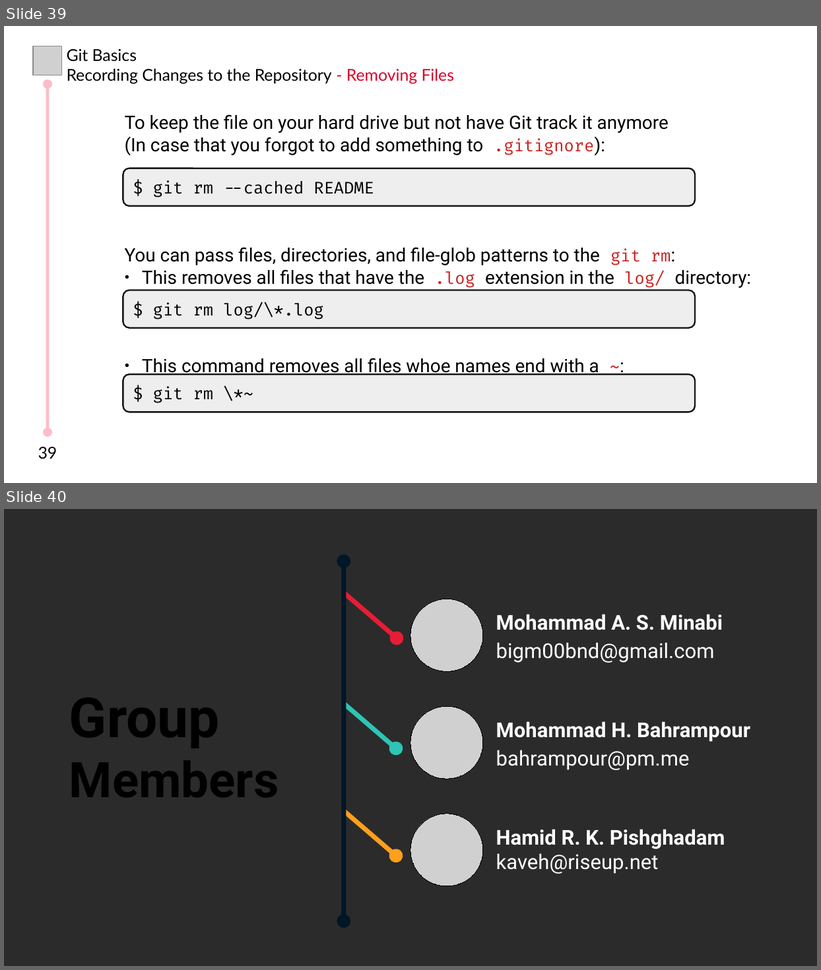
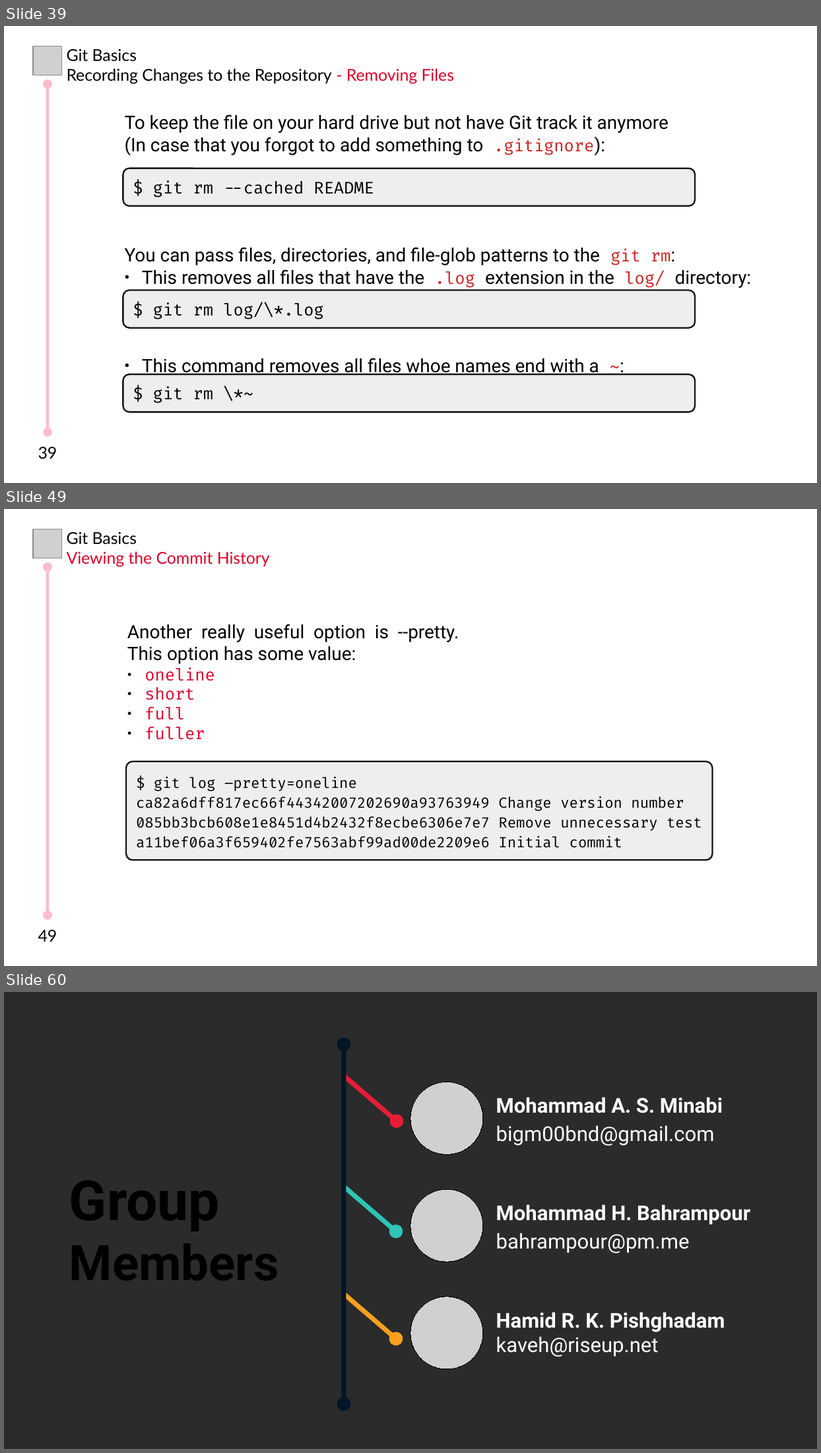
Before and after one commit to MHBahrampour/git-presentation-files, a slide deck: Chapter 2/Chapter 2.odp. Shown one above the other, each under a label of ours: slides 39 and 40 before the commit, slides 39, 49 and 60 after it; the slides between them are not shown. The pictures are 821x970 and 821x1453 pixels, drawn with LibreOffice and Linux fonts; fonts in the diff are those of the drawing; grey boxes stand for pictures; background and template pictures are left out; a plain dark background stands for a picture behind light text. Boxes give left, top, right and bottom in pixels: in the first picture for what was removed or moved away, otherwise in the second. Text is boxed around its words. In the diff, an @@ line names an element or a change of style, - is before the commit and + after.

Commit message:
'Ch2 - Viewing the Commit History' is completed

```diff
--- a/Chapter 2/Chapter 2.odp
+++ b/Chapter 2/Chapter 2.odp
@@ slide 49 added at (x1=4, y1=509, x2=817, y2=966), background #FFFFFF @@
@@ picture added at (x1=33, y1=529, x2=61, y2=559) @@
@@ text added at (x1=67, y1=532, x2=270, y2=567), 16 pt, text #D90429 @@
+Git Basics
+Viewing the Commit History
@@ double arrow added from (48, 567) to (48, 916), #FCBDC8 3 pt @@
@@ text added at (x1=127, y1=624, x2=459, y2=740), 18 pt, text #000000 @@
+Another really useful option is --pretty.
+This option has some value:
+● oneline
+● short
+● full
+● fuller
@@ rounded rectangle added at (x1=127, y1=762, x2=713, y2=861), fill #EEEEEE, outline #151515 1.5 pt, 14 pt, text #000000 @@
+$ git log –pretty=oneline
+ca82a6dff817ec66f44342007202690a93763949 Change version number
+085bb3bcb608e1e8451d4b2432f8ecbe6306e7e7 Remove unnecessary test
+a11bef06a3f659402fe7563abf99ad00de2209e6 Initial commit
@@ text added at (x1=38, y1=930, x2=57, y2=942), 16 pt, text #000000 @@
+49
@@ what was slide 40 is now slide 60 @@
```
Also in this commit, not shown: 1 slide changed, 19 other slides added.
